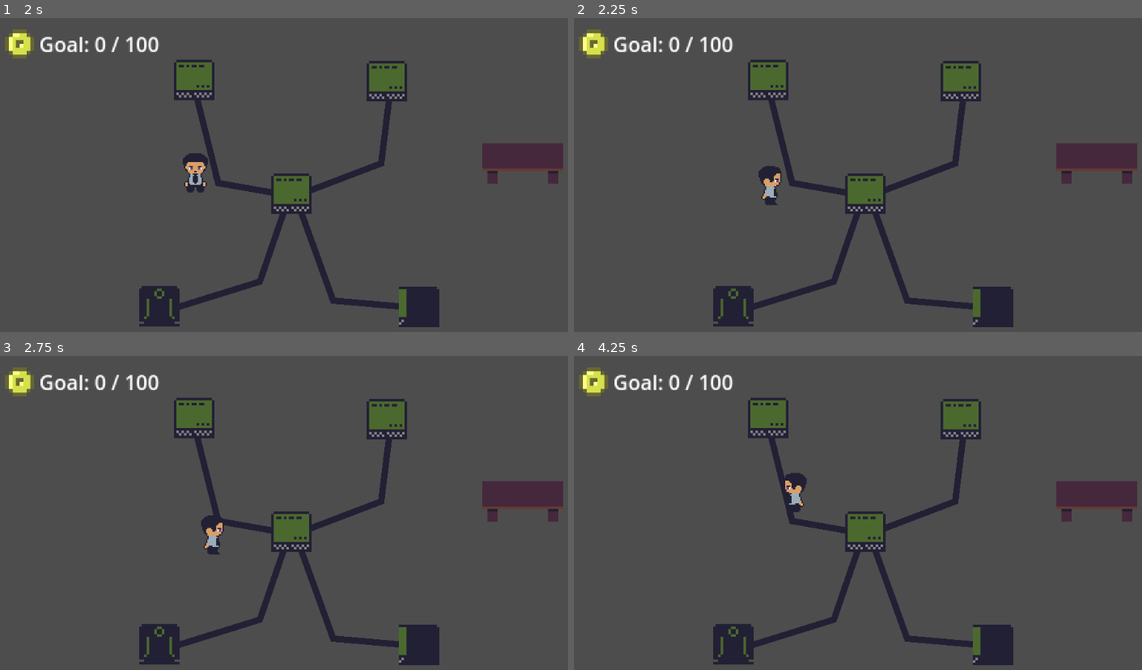
Above: before the commit, frames 1-4 (two rows, left to right).
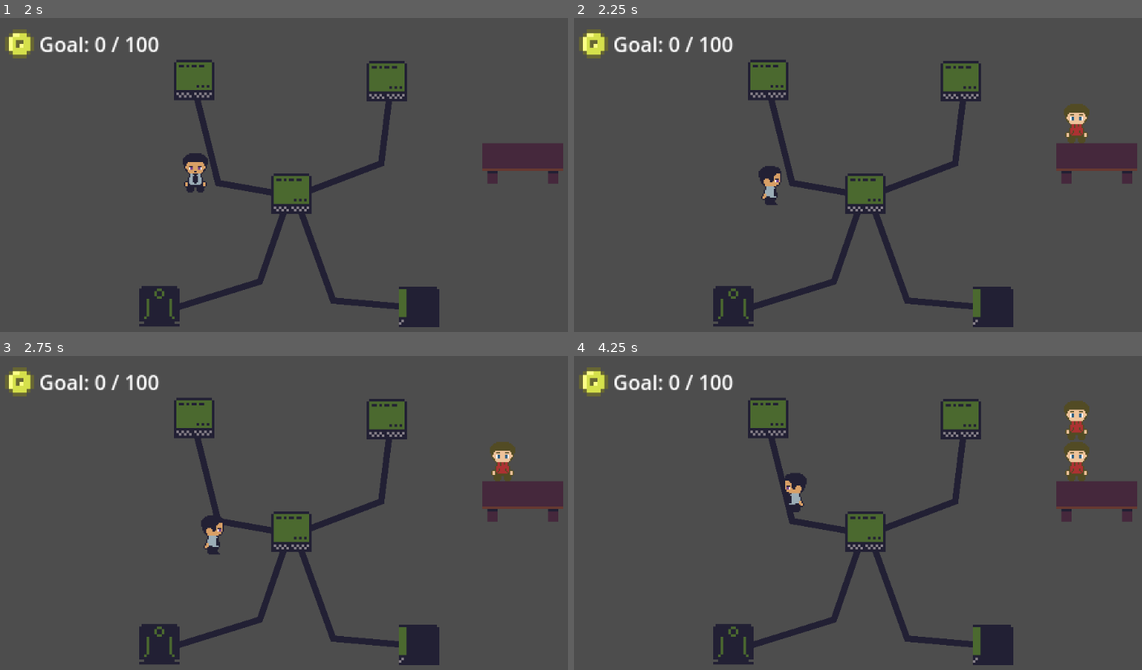
Above: after the commit, the same moments.

Repository: IsaelGabriel/lgj-2023
Game: Godot game, scene res://scenes/test_scene.tscn
The game is run twice, just before and just after one commit, with the same random seed, the same clock (stepped at 60 frames per second) and the same inputs. The project has no main scene, so this scene is started directly.
Inputs:
- Up to frame 1 (2 s): tap Enter at 0.5 s; hold Right (p1_right) 0.53-1.28 s; tap Space (p1_use) at 0.6, 1.35 s; hold Down (p1_down) from 1.28 s (still down)
- Up to frame 2 (2.25 s): release Down (p1_down) at 2.03 s; hold Right (p1_right) from 2.03 s (still down); tap Space (p1_use) at 2.1 s
- Up to frame 3 (2.75 s): keep holding Right (p1_right)
- Up to frame 4 (4.25 s): release Right (p1_right) at 2.78 s; hold Up (p1_up) 2.78-3.53 s; tap Space (p1_use) at 2.85, 3.6 s; hold Left (p1_left) from 3.53 s (still down)

Frame 1 is identical in both runs. In frame 2, 0.4% of the frame differs, in the area x 86-91%, y 27-40%; in frame 3, 0.4%; in frame 4, 0.8%, in the area x 86-91%, y 14-40%.

Commit message:
Added Sound

Diff:
--- a/scenes/computer.tscn
+++ b/scenes/computer.tscn
@@ -1,7 +1,8 @@
-[gd_scene load_steps=4 format=3 uid="uid://b6vc6tnmg4sio"]
+[gd_scene load_steps=5 format=3 uid="uid://b6vc6tnmg4sio"]
 
 [ext_resource type="Script" path="res://scripts/computer.gd" id="1_1vj64"]
 [ext_resource type="Texture2D" uid="uid://b1q2gi7no3arl" path="res://sprites/placeholder_computer.png" id="2_r4050"]
+[ext_resource type="AudioStream" uid="uid://ddqy10qx86ofv" path="res://sounds/572936__bloodpixelhero__error.wav" id="3_qmfb6"]
 
 [sub_resource type="RectangleShape2D" id="RectangleShape2D_jwcp5"]
 size = Vector2(64, 64)
@@ -29,4 +30,7 @@
 wait_time = 1.5
 one_shot = true
 
+[node name="AudioPlayerError" type="AudioStreamPlayer" parent="."]
+stream = ExtResource("3_qmfb6")
+
 [connection signal="timeout" from="VirusTimer" to="." method="_on_virus_timer_timeout"]
--- /dev/null
+++ b/scenes/costumer.tscn
@@ -0,0 +1,20 @@
+[gd_scene load_steps=4 format=3 uid="uid://cl1y3ytyi1o4q"]
+
+[ext_resource type="Texture2D" uid="uid://bfag7nxxfksqt" path="res://sprites/player_placeholder.png" id="1_3mqqx"]
+[ext_resource type="Script" path="res://scripts/costumer.gd" id="1_usfb6"]
+
+[sub_resource type="RectangleShape2D" id="RectangleShape2D_btix6"]
+size = Vector2(36, 64)
+
+[node name="Costumer" type="StaticBody2D"]
+collision_layer = 0
+collision_mask = 0
+script = ExtResource("1_usfb6")
+
+[node name="Sprite2D" type="Sprite2D" parent="."]
+texture_filter = 1
+scale = Vector2(2, 2)
+texture = ExtResource("1_3mqqx")
+
+[node name="CollisionShape2D" type="CollisionShape2D" parent="."]
+shape = SubResource("RectangleShape2D_btix6")
--- a/scenes/front_desk.tscn
+++ b/scenes/front_desk.tscn
@@ -1,7 +1,8 @@
-[gd_scene load_steps=4 format=3 uid="uid://dyv7agf8jf0g1"]
+[gd_scene load_steps=5 format=3 uid="uid://dyv7agf8jf0g1"]
 
 [ext_resource type="Script" path="res://scripts/front_desk.gd" id="1_6bnv4"]
 [ext_resource type="Texture2D" uid="uid://bjutg36xemjcv" path="res://sprites/placeholder_desk.png" id="1_q1loy"]
+[ext_resource type="AudioStream" uid="uid://1mxm2na4lutq" path="res://sounds/201159__kiddpark__cash-register.mp3" id="3_flyys"]
 
 [sub_resource type="RectangleShape2D" id="RectangleShape2D_8tl7b"]
 size = Vector2(128, 44)
@@ -22,3 +23,6 @@
 
 [node name="ClientSpawn" type="Node2D" parent="."]
 position = Vector2(-32, -64)
+
+[node name="AudioCash" type="AudioStreamPlayer" parent="."]
+stream = ExtResource("3_flyys")
--- /dev/null
+++ b/scenes/music.tscn
@@ -0,0 +1,7 @@
+[gd_scene load_steps=2 format=3 uid="uid://b7ktr7jepcvm2"]
+
+[ext_resource type="AudioStream" uid="uid://d1edlxdrtulu1" path="res://sounds/460432__jay_you__music-elevator.wav" id="1_n1ate"]
+
+[node name="music" type="AudioStreamPlayer"]
+stream = ExtResource("1_n1ate")
+autoplay = true
--- a/scenes/progress_bar.tscn
+++ b/scenes/progress_bar.tscn
@@ -4,7 +4,6 @@
 [ext_resource type="Texture2D" uid="uid://dxi8y0qfkrej6" path="res://sprites/barra_cheia.png" id="2_mmipv"]
 
 [node name="progress_bar" type="TextureProgressBar"]
-z_index = 100
 texture_filter = 1
 anchors_preset = 15
 anchor_right = 1.0
--- a/scenes/reception_test_scene.tscn
+++ b/scenes/reception_test_scene.tscn
@@ -20,3 +20,7 @@
 
 [node name="Front Desk" parent="." instance=ExtResource("3_f5al6")]
 position = Vector2(547, 234)
+line_interval = 5.0
+progress_bar_size = Vector2(64, 8)
+progress_bar_position = Vector2(-32, -36)
+progress_bar_scale = Vector2(1, 1)
--- a/scenes/test_scene.tscn
+++ b/scenes/test_scene.tscn
@@ -1,11 +1,12 @@
-[gd_scene load_steps=7 format=3 uid="uid://bkfcwp5sdhvea"]
+[gd_scene load_steps=8 format=3 uid="uid://bkfcwp5sdhvea"]
 
 [ext_resource type="PackedScene" uid="uid://ctm72syamdtu3" path="res://scenes/player.tscn" id="1_hehdr"]
 [ext_resource type="Script" path="res://scripts/Network.gd" id="2_k0r3j"]
 [ext_resource type="PackedScene" uid="uid://b6vc6tnmg4sio" path="res://scenes/computer.tscn" id="3_na8rk"]
 [ext_resource type="PackedScene" uid="uid://dyv7agf8jf0g1" path="res://scenes/front_desk.tscn" id="4_7spk4"]
-[ext_resource type="PackedScene" uid="uid://cjoygk5cht1c5" path="res://scenes/Ethernet.tscn" id="4_lsrrs"]
-[ext_resource type="PackedScene" uid="uid://vjjkym5k13tc" path="res://scenes/ui.tscn" id="5_jl0mr"]
+[ext_resource type="PackedScene" uid="uid://150g0dk20hk6" path="res://scenes/Ethernet.tscn" id="4_lsrrs"]
+[ext_resource type="PackedScene" uid="uid://dr0hmpiffwu1d" path="res://scenes/ui.tscn" id="5_jl0mr"]
+[ext_resource type="PackedScene" uid="uid://b7ktr7jepcvm2" path="res://scenes/music.tscn" id="7_lsiy8"]
 
 [node name="TestScene" type="Node2D"]
 
@@ -61,8 +62,14 @@
 
 [node name="Front Desk" parent="." instance=ExtResource("4_7spk4")]
 position = Vector2(845, 230)
+line_interval = 2.0
+progress_bar_size = Vector2(64, 8)
+progress_bar_position = Vector2(-32, -36)
+progress_bar_scale = Vector2(1, 1)
 
 [node name="UI" parent="." instance=ExtResource("5_jl0mr")]
 
+[node name="music" parent="." instance=ExtResource("7_lsiy8")]
+
 [connection signal="timeout" from="Network/MaxVirusTimer" to="Network" method="_on_max_virus_timer_timeout"]
 [connection signal="timeout" from="Network/VirusTimer" to="Network" method="_on_virus_timer_timeout"]
--- a/scripts/computer.gd
+++ b/scripts/computer.gd
@@ -57,6 +57,7 @@
 		status=Status.VIRUS
 		virus_timer.start()
 		sprite.frame_coords.x = 1
+		$AudioPlayerError.play()
 	if interacting_object!=null:
 		interacting_object.interacting=false
 
--- a/scripts/front_desk.gd
+++ b/scripts/front_desk.gd
@@ -58,4 +58,5 @@
 func cash():
 	randomize()
 	var money =randi()%10+20
+	$AudioCash.play()
 	get_parent().get_node("UI").update_point(money)
Not shown: 1 places in scenes/Ethernet.tscn that only renumber resources
Not shown: 1 places in scenes/customer.tscn that only renumber resources
Not shown: 1 places in scenes/ui.tscn that only renumber resources
Not shown, added: sounds/201159__kiddpark__cash-register.mp3.import
Not shown, added: sounds/460432__jay_you__music-elevator.wav.import
Not shown, added: sounds/572936__bloodpixelhero__error.wav.import
Not shown, added: sounds/201159__kiddpark__cash-register.mp3
Not shown, added: sounds/460432__jay_you__music-elevator.wav
Not shown, added: sounds/572936__bloodpixelhero__error.wav
